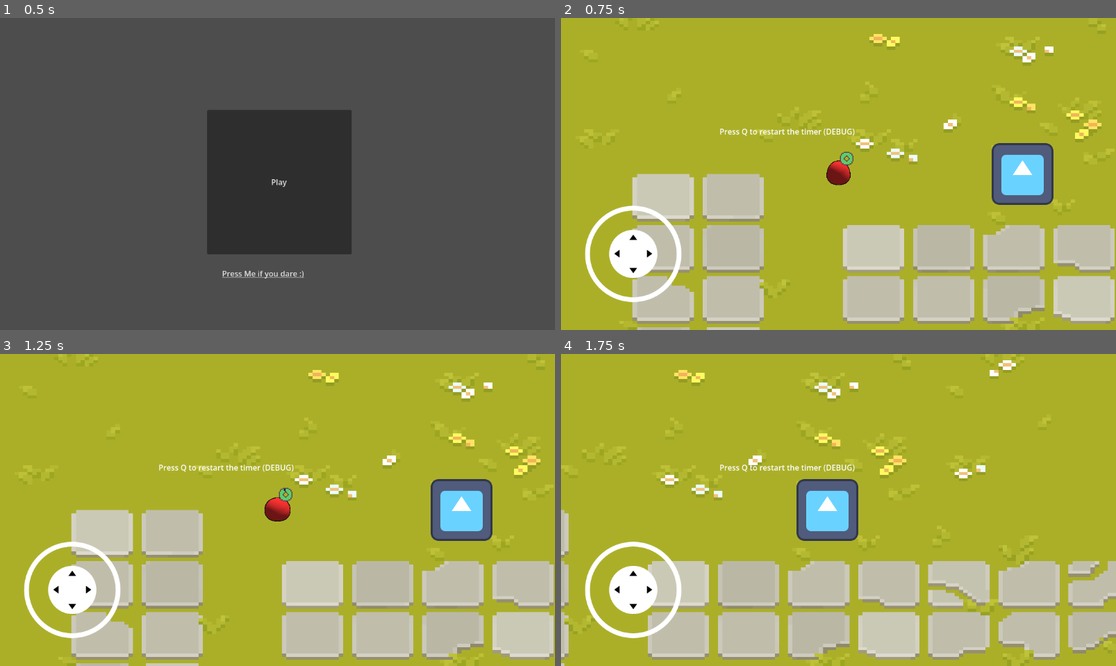
Above: before the commit, frames 1-4 (two rows, left to right).
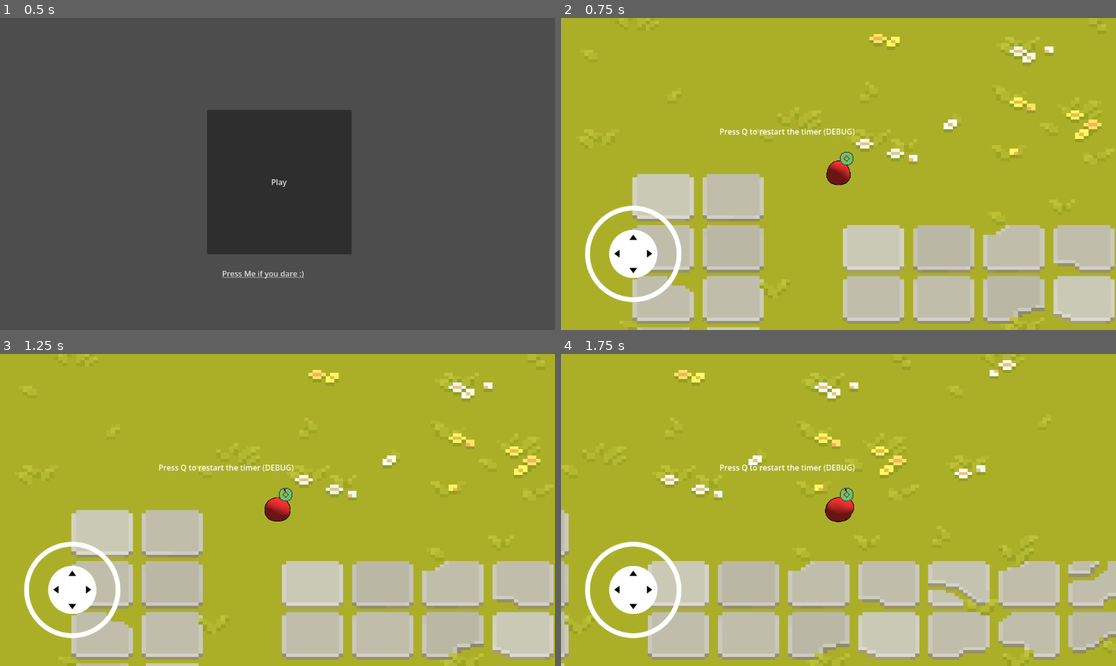
Above: after the commit, the same moments.

Repository: MeyerZon/the-thread-game
Game: Godot game, scene res://scenes/main.tscn
The game is run twice, just before and just after one commit, with the same random seed, the same clock (stepped at 60 frames per second) and the same inputs. The engine's default icon, where the game draws it, is replaced by a stand-in: a white triangle on a blue panel in a dark square.
Inputs (mouse positions are in pixels of both pictures, inside the frame that each line leads up to):
- Up to frame 1 (0.5 s): no input
- Up to frame 2 (0.75 s): click "Play" at 0.5 s
- Up to frame 3 (1.25 s): no input
- Up to frame 4 (1.75 s): tap Q at 1.25, 1.35 s; move the mouse to (960, 494) at 1.27 s; hold Right (ui_right) from 1.28 s (still down); click (960, 494) at 1.42 s

Frame 1 is identical in both runs. In frame 2, 2.2% of the frame differs, in the area x 77-89%, y 40-60%; in frame 3, 2.2%; in frame 4, 2.2%.

Commit message:
Remove unused prototype content
Delete the unused Fire-bomb sprite plus the empty element and
form component scenes, and drop the TestObjectWithHealthAndReactable
node (and its health-test script hookup) from game_level.tscn.

Co-Authored-By: Claude Opus 4.7 <noreply@anthropic.com>

Diff:
--- a/scenes/components/element_component.tscn
+++ /dev/null
@@ -1,3 +0,0 @@
-[gd_scene format=3 uid="uid://cgsw4mp81efng"]
-
-[node name="ElementComponent" type="Node2D" unique_id=1370976490]
--- a/scenes/components/form_component.tscn
+++ /dev/null
@@ -1,3 +0,0 @@
-[gd_scene format=3 uid="uid://dg85apwd4ov4q"]
-
-[node name="FormComponent" type="Node2D" unique_id=954514483]
--- a/scenes/game_level.tscn
+++ b/scenes/game_level.tscn
@@ -2,9 +2,6 @@
 
 [ext_resource type="Texture2D" uid="uid://dem72xq2ta74p" path="res://assets/environment/TX Tileset Grass.png" id="1_6fv2f"]
 [ext_resource type="PackedScene" uid="uid://bnt6ynbsx65dl" path="res://scenes/player.tscn" id="1_h3dka"]
-[ext_resource type="Script" uid="uid://dcr4budsjgsix" path="res://scripts/temp_health_test.gd" id="4_oslck"]
-[ext_resource type="PackedScene" uid="uid://dx1hm54yce8ad" path="res://scenes/components/health_component.tscn" id="5_1k01j"]
-[ext_resource type="Texture2D" uid="uid://bnbnayugsxo66" path="res://icon.svg" id="6_hfoqy"]
 [ext_resource type="PackedScene" uid="uid://sgt4i01gce34" path="res://scenes/ui/ui_game_mobile.tscn" id="6_oslck"]
 
 [sub_resource type="SegmentShape2D" id="SegmentShape2D_d1hwj"]
@@ -18,9 +15,6 @@
 [sub_resource type="SegmentShape2D" id="SegmentShape2D_6fv2f"]
 a = Vector2(1164, 0)
 b = Vector2(-1164, 4)
-
-[sub_resource type="RectangleShape2D" id="RectangleShape2D_bf4eo"]
-size = Vector2(106, 111)
 
 [node name="Level" type="Node2D" unique_id=2056147803]
 
@@ -73,20 +67,4 @@
 position = Vector2(-427.00006, -50.000008)
 rotation = 0.30194196
 
-[node name="TestObjectWithHealthAndReactable" type="Area2D" parent="." unique_id=234334407]
-position = Vector2(382, 0)
-collision_layer = 64
-script = ExtResource("4_oslck")
-
-[node name="HealthComponent" parent="TestObjectWithHealthAndReactable" unique_id=2075673247 instance=ExtResource("5_1k01j")]
-hp = 10
-max_hp = 15
-
-[node name="Sprite2D" type="Sprite2D" parent="TestObjectWithHealthAndReactable" unique_id=908757504]
-texture = ExtResource("6_hfoqy")
-
-[node name="CollisionShape2D" type="CollisionShape2D" parent="TestObjectWithHealthAndReactable" unique_id=708951292]
-position = Vector2(0, 0.5)
-shape = SubResource("RectangleShape2D_bf4eo")
-
 [node name="UiGameMobile" parent="." unique_id=2102391580 instance=ExtResource("6_oslck")]
Binary file removed: assets/Fire-bomb11.png
Not shown, removed: assets/Fire-bomb11.png.import
